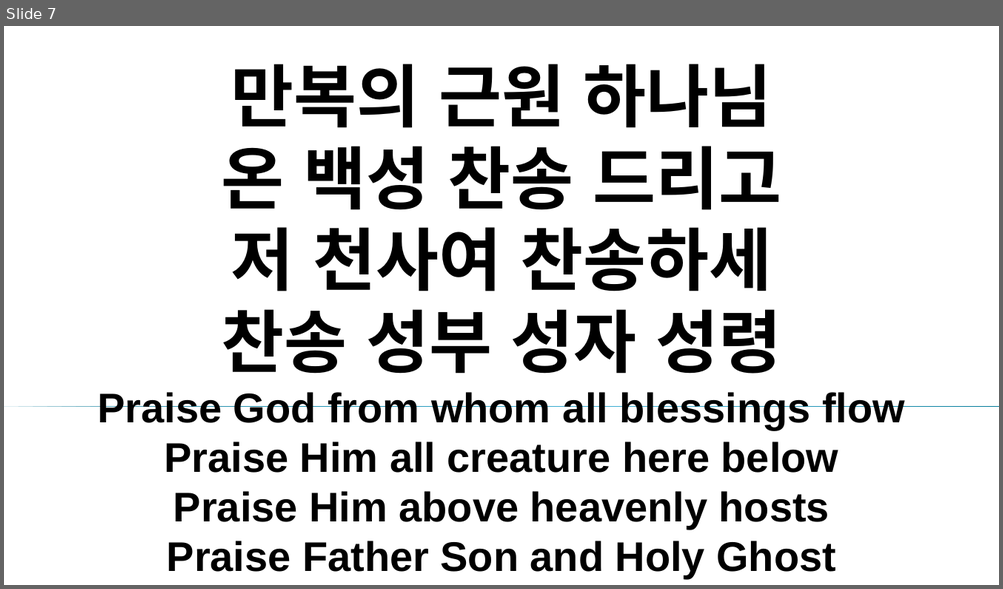
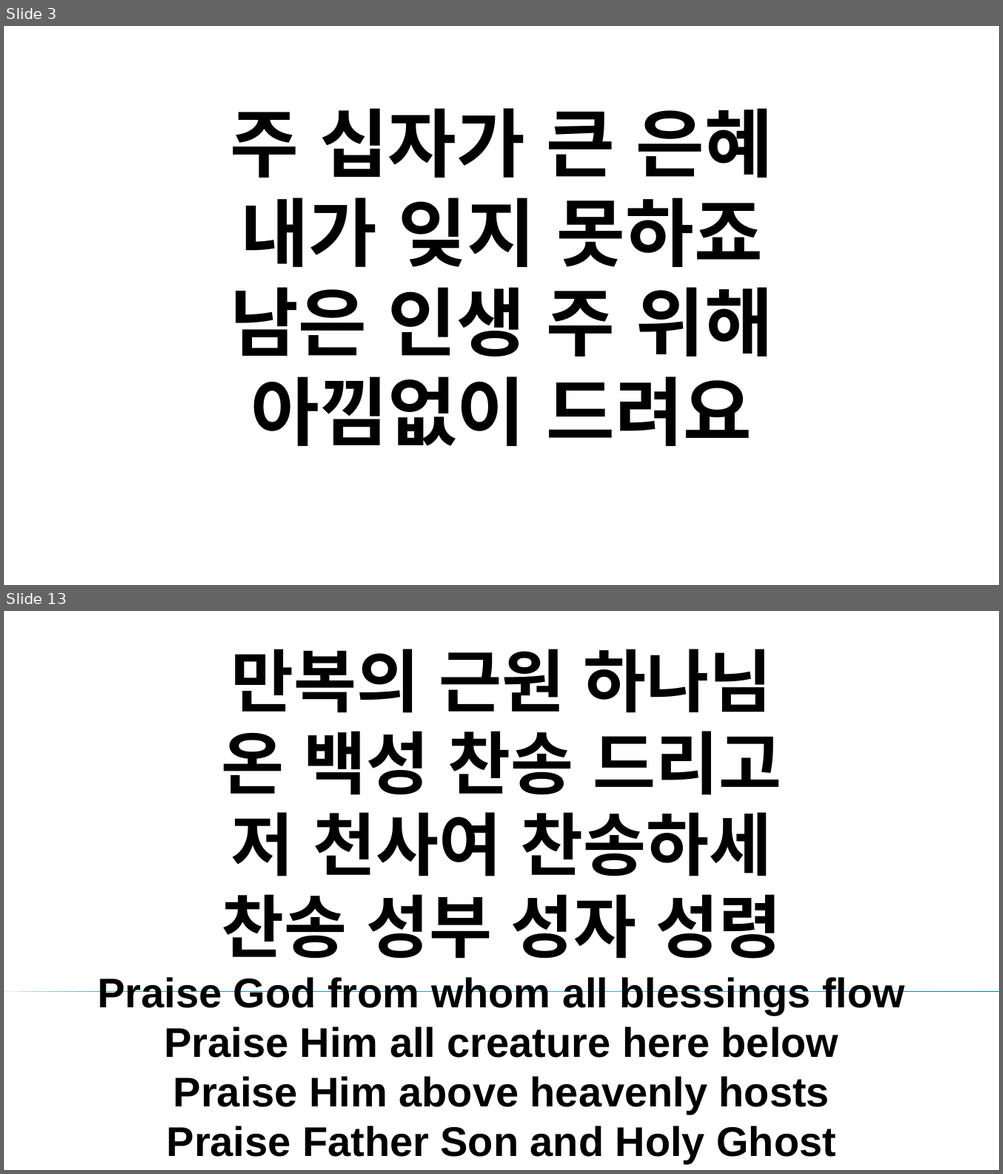
Before and after one commit to kagented/automate, a slide deck: ppt/merged.pptx. Shown one above the other, each under a label of ours: slide 7 before the commit, slides 3 and 13 after it; the slides between them are not shown. The pictures are 1003x589 and 1003x1174 pixels, drawn with LibreOffice and Linux fonts; fonts in the diff are those of the drawing; background and template pictures are left out. Boxes give left, top, right and bottom in pixels: in the first picture for what was removed or moved away, otherwise in the second. Text is boxed around its words. In the diff, an @@ line names an element or a change of style, - is before the commit and + after.

```diff
--- a/ppt/merged.pptx
+++ b/ppt/merged.pptx
@@ slide 3 added at <box>4,26,999,585</box>, background picture (left out) @@
@@ title added at <box>230,108,772,446</box>, 72 pt, text #000000, bold @@
+주 십자가 큰 은혜
+내가 잊지 못하죠
+남은 인생 주 위해
+아낌없이 드려요
@@ what was slide 7 is now slide 13 @@
```
Also in this commit, not shown: 1 slide changed, 10 other slides added, 48 slides removed, 7 other files.
